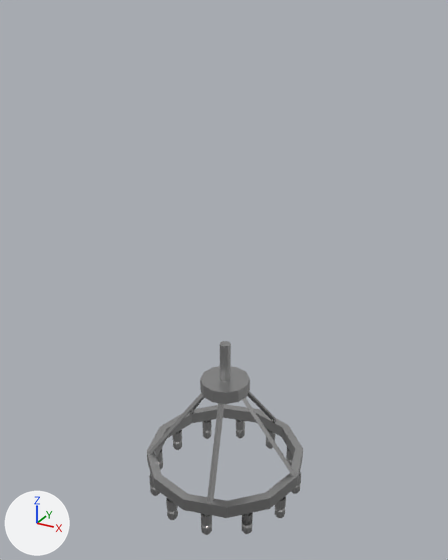
Two versions of the glTF model assets/3d_models/chandelier.glb, one commit apart.
The view is the same before and after, from a 50 mm camera at (9.23, -16.87, 10.88) aimed at (-0.09, 0.08, 2.4). The axes (+X, +Y, +Z) are drawn at lower left. The lights are the same throughout. Where no turn or scale is listed for an object, it has been applied to the vertices. Vertices at the same position are counted once.
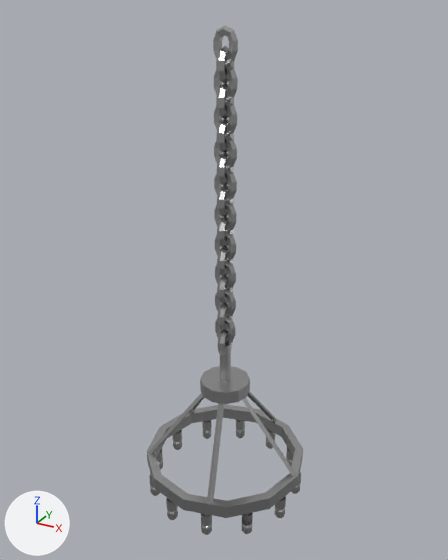
The newer file is also turned or shifted as a whole; pictures and numbers use the older file's frame.

What differs and where, as boxes [x1, y1, x2, y2] in the pictures (448 x 560 px):
'Cylinder', reshaped (162% taller)
    before: [147, 341, 303, 535]
    after: [147, 25, 303, 535]
part 1 of me_cylinder, added
    after: [213, 25, 238, 356]

What changed in the scene script:
```text
Change me_cylinder:
    used by ob_cylinder; location = (0.0, 0.0, 0.0)
    remove me_cylinder.from_pydata(...)  # 928 vertices, 1712 faces; spans x -3.0..3.0, y -3.0..3.0, z -6.12..0.0
    add me_cylinder.from_pydata(...)  # 1928 vertices, 3712 faces; spans x -3.0..3.0, y -3.0..3.0, z -6.12..10.41
    me_cylinder part 1: 1000 vertices added at x -0.4..0.4, y -0.4..0.4, z -0.49..10.41
```
